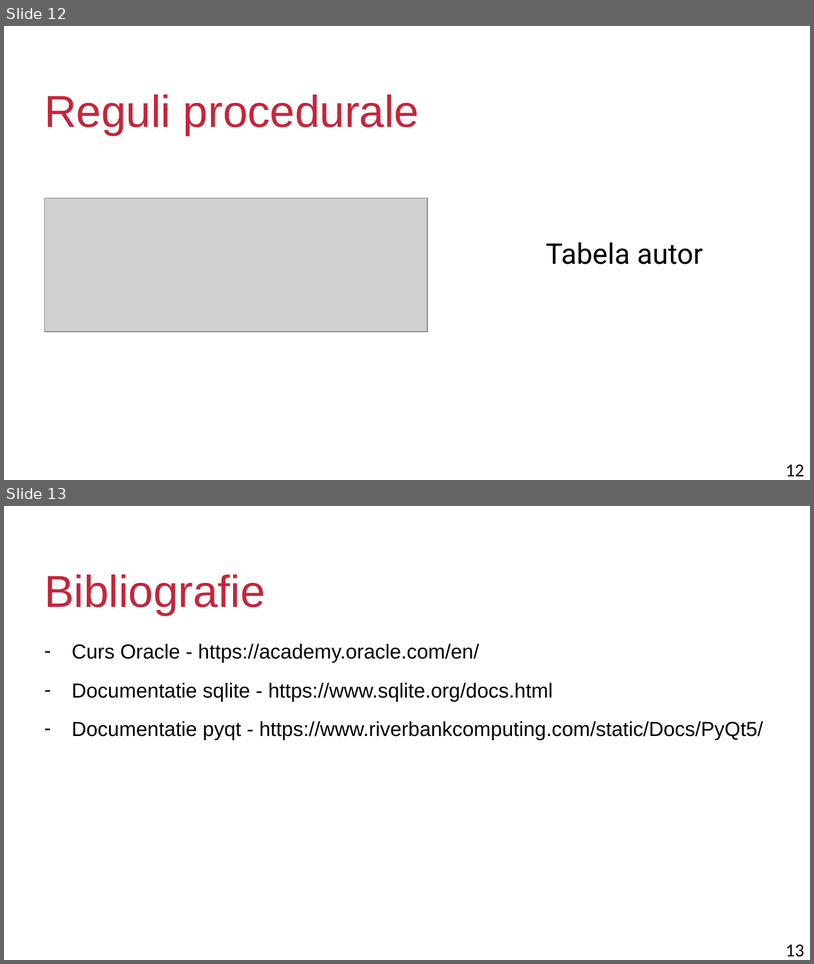
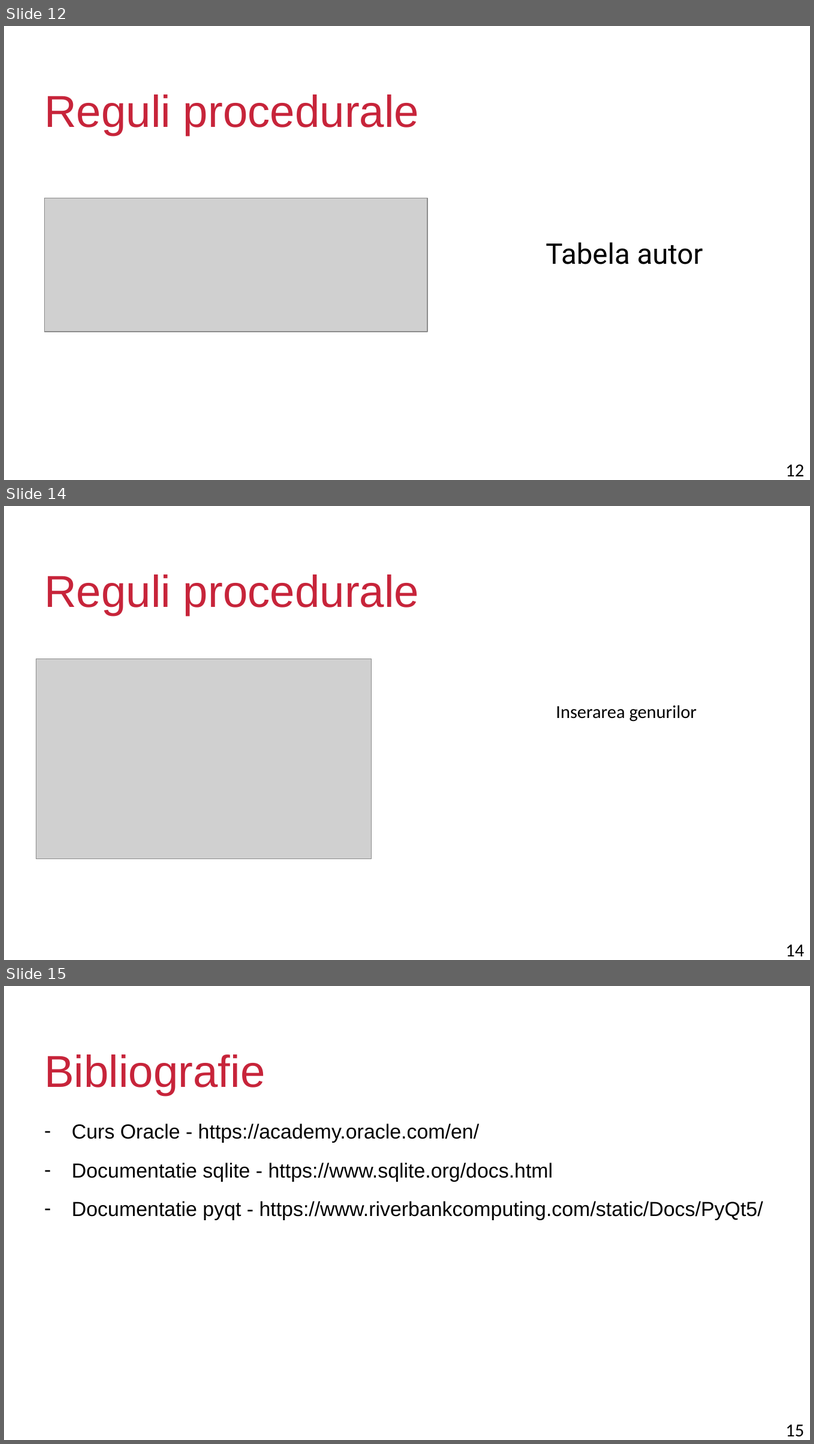
Before and after one commit to nan-dre/OLDI, a slide deck: Powerpoint/Baze de date biblioteca.pptx. Shown one above the other, each under a label of ours: slides 12 and 13 before the commit, slides 12, 14 and 15 after it; the slides between them are not shown. The pictures are 814x964 and 814x1444 pixels, drawn with LibreOffice and Linux fonts; fonts in the diff are those of the drawing; grey boxes stand for pictures; background and template pictures are left out. Boxes give left, top, right and bottom in pixels: in the first picture for what was removed or moved away, otherwise in the second. Text is boxed around its words. In the diff, an @@ line names an element or a change of style, - is before the commit and + after.

```diff
--- a/Powerpoint/Baze de date biblioteca.pptx
+++ b/Powerpoint/Baze de date biblioteca.pptx
@@ slide 14 added at bbox=[4, 506, 810, 960], background #FFFFFF; not listed: 1 template element that a slide beside it also shows @@
@@ title added at bbox=[44, 574, 419, 615], 44 pt, text #C7243A @@
+Reguli procedurale
@@ picture added at bbox=[36, 659, 372, 859] @@
@@ text added at bbox=[556, 705, 697, 721], 18 pt, text #000000 @@
+Inserarea genurilor
@@ what was slide 13 is now slide 15 @@
@@ page number at bbox=[786, 1424, 804, 1437]: text changed @@
-13
+15
```
Also in this commit, not shown: 1 other slide added, 2 other files.
